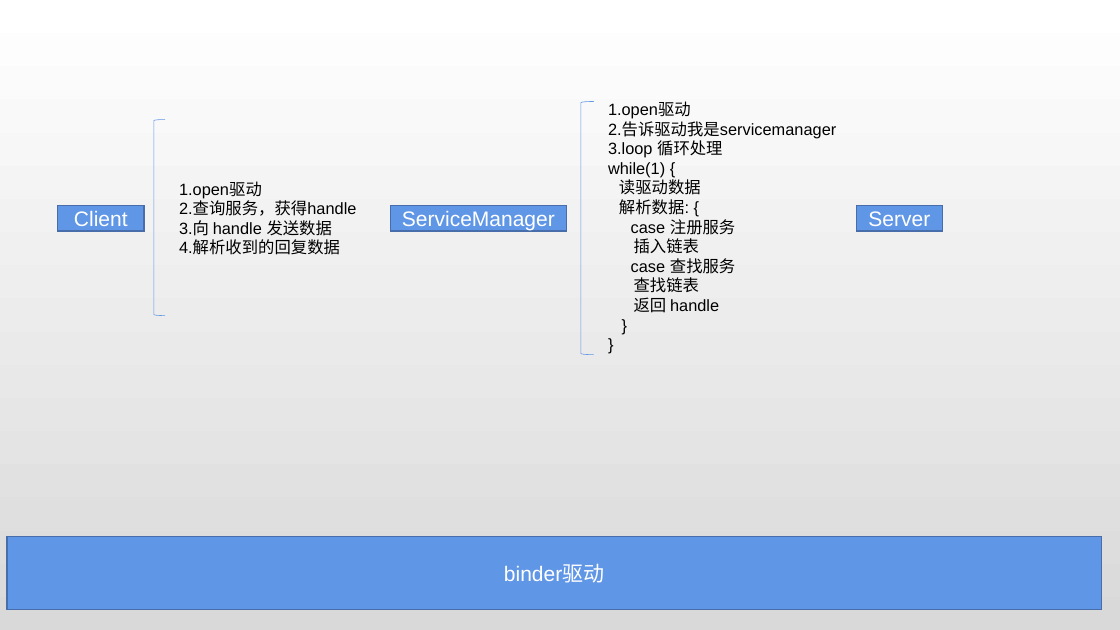
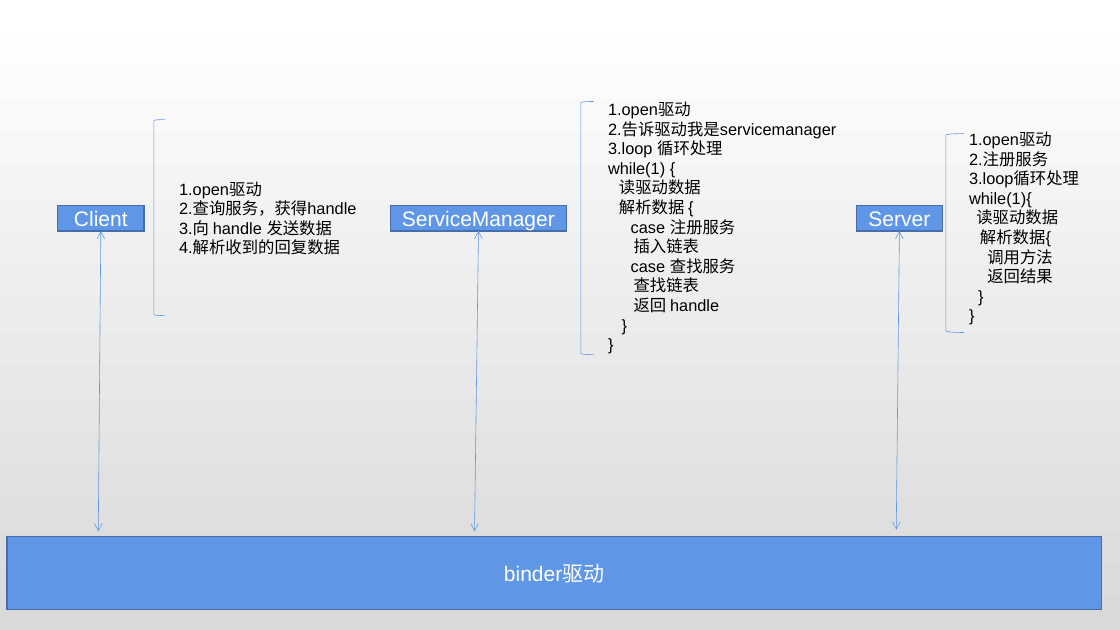
Before and after one commit to ahaoddu/AndroidSourceLearn, a slide deck: slide 4 of binder.pptx. Drawn at 1120x630 pixels with LibreOffice and Linux fonts; fonts in the diff are those of the drawing. Boxes give left, top, right and bottom in pixels: in the first picture for what was removed or moved away, otherwise in the second. Text is boxed around its words. In the diff, an @@ line names an element or a change of style, - is before the commit and + after.

```diff
--- a/binder.pptx
+++ b/binder.pptx
@@ left bracket added at (x1=946, y1=134, x2=965, y2=333), outline #6096E6 0.5 pt @@
@@ text added at (x1=969, y1=132, x2=1079, y2=284), 14 pt, text #000000 @@
+1.open驱动
+2.注册服务
+3.loop循环处理
+while(1){
+读驱动数据
+解析数据{
+调用方法
+返回结果
+}
+}
@@ text at (x1=619, y1=199, x2=684, y2=215): text changed @@
-解析数据: {
+解析数据 {
@@ double arrow added from (101, 231) to (98, 532), #6096E6 0.5 pt @@
@@ double arrow added from (479, 231) to (475, 532), #6096E6 0.5 pt @@
@@ double arrow added from (900, 231) to (897, 530), #6096E6 0.5 pt @@
```
Also in this commit, not shown: 2 other files.
